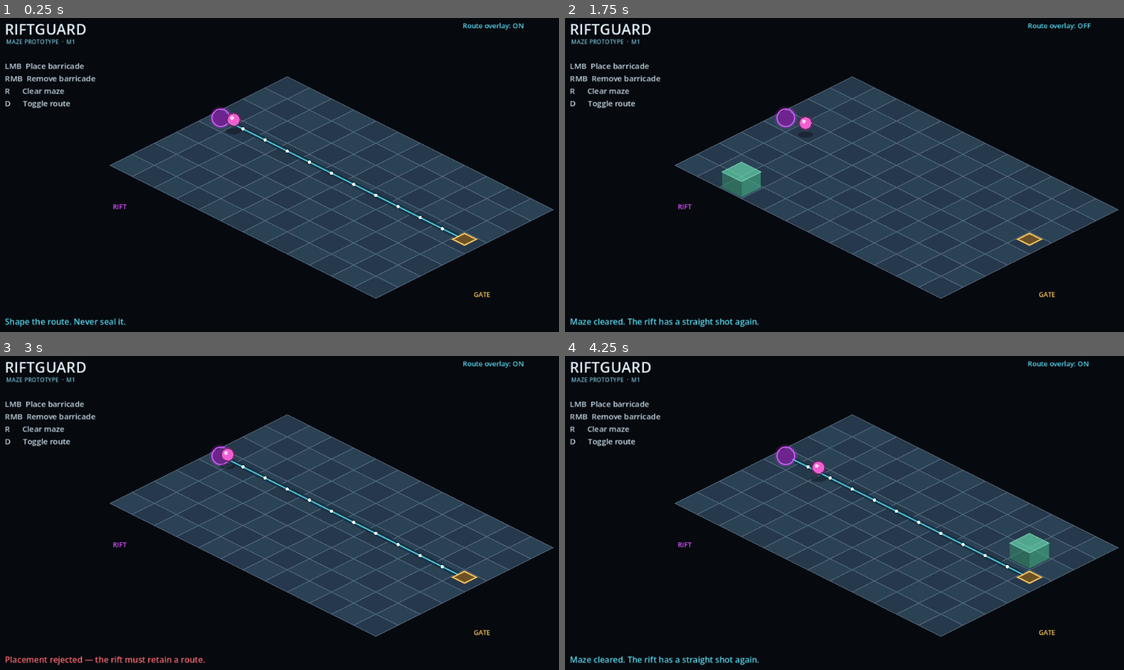
Above: before the commit, frames 1-4 (two rows, left to right).
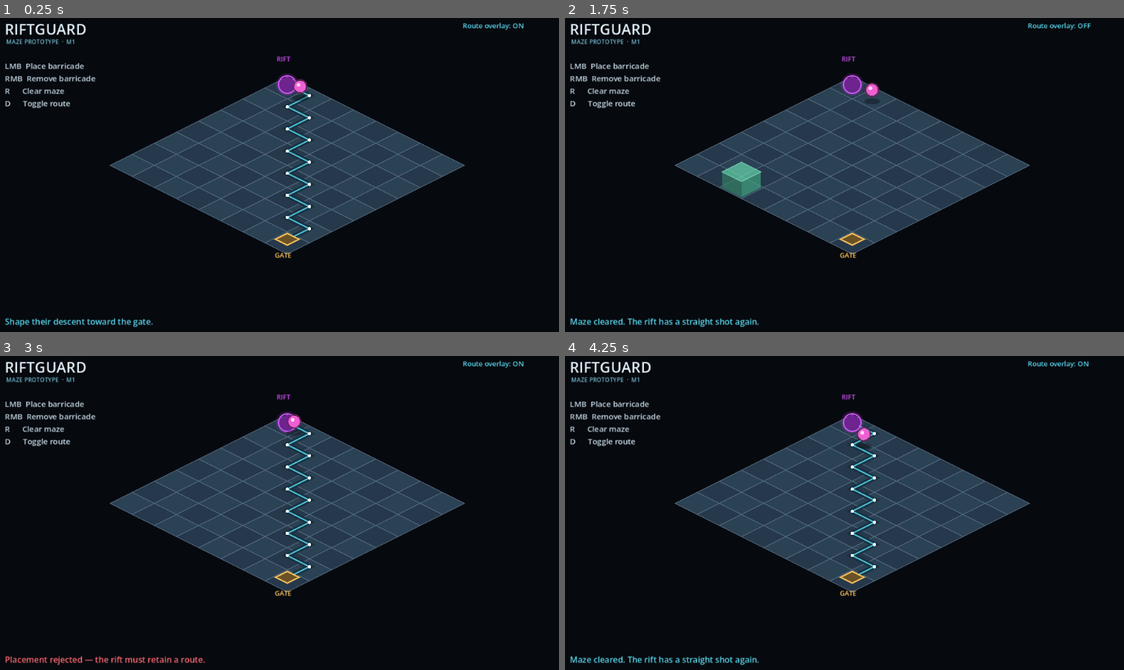
Above: after the commit, the same moments.

Repository: Jotep-boop/Riftguard
Game: Godot game, scene res://main/main.tscn
Two runs of this game, one before a commit and one after it. Both use one fixed random seed, a clock stepped at 60 frames per second and the inputs below.
Inputs (mouse positions are in pixels of both pictures, inside the frame that each line leads up to):
- Up to frame 1 (0.25 s): no input
- Up to frame 2 (1.75 s): tap Enter at 0.5 s; move the mouse to (984, 159) at 0.52 s; hold D 0.53-1.28 s; tap R at 0.6, 1.35 s; click (984, 159) at 0.67 s; move the mouse to (732, 190) at 1.27 s
- Up to frame 3 (3 s): move the mouse to (346, 440) at 2.02 s; hold D from 2.03 s (still down); tap R at 2.1, 2.85 s; move the mouse to (257, 578) at 2.77 s; click (257, 578) at 2.92 s
- Up to frame 4 (4.25 s): move the mouse to (1028, 563) at 3.52 s; release D at 3.53 s; tap R at 3.6 s

The runs differ from the first frame. In frame 1, 11% of the frame differs, in the area x 8-100%, y 12-99%; in frame 2, 9.9%; in frame 3, 10%; in frame 4, 10%.

Commit message:
feat: orient enemy flow toward the guarded exit

Diff:
--- a/gameplay/board/grid_pathfinder.gd
+++ b/gameplay/board/grid_pathfinder.gd
@@ -29,13 +29,32 @@
         if current == goal:
             return _reconstruct_path(came_from, start, goal)
 
+        var next_cells: Array[Vector2i] = []
         for direction in DIRECTIONS:
-            var next := current + direction
+            next_cells.append(current + direction)
+        next_cells.sort_custom(func(a: Vector2i, b: Vector2i) -> bool:
+            var a_deviation := _line_deviation(a, start, goal)
+            var b_deviation := _line_deviation(b, start, goal)
+            if a_deviation != b_deviation:
+                return a_deviation < b_deviation
+            var a_remaining := absi(goal.x - a.x) + absi(goal.y - a.y)
+            var b_remaining := absi(goal.x - b.x) + absi(goal.y - b.y)
+            if a_remaining != b_remaining:
+                return a_remaining < b_remaining
+            return DIRECTIONS.find(a - current) < DIRECTIONS.find(b - current)
+        )
+
+        for next in next_cells:
             if _is_inside(next, board_size) and not blocked.has(next) and not came_from.has(next):
                 came_from[next] = current
                 frontier.append(next)
 
     return []
+
+static func _line_deviation(cell: Vector2i, start: Vector2i, goal: Vector2i) -> int:
+    var route_delta := goal - start
+    var cell_delta := cell - start
+    return absi(cell_delta.x * route_delta.y - cell_delta.y * route_delta.x)
 
 static func _is_inside(cell: Vector2i, board_size: Vector2i) -> bool:
     return cell.x >= 0 and cell.y >= 0 and cell.x < board_size.x and cell.y < board_size.y
--- a/main/main.gd
+++ b/main/main.gd
@@ -2,9 +2,9 @@
 
 const BoardModelScript = preload("res://gameplay/board/board_model.gd")
 
-const BOARD_SIZE := Vector2i(12, 8)
-const START_CELL := Vector2i(0, 3)
-const GOAL_CELL := Vector2i(11, 3)
+const BOARD_SIZE := Vector2i(8, 8)
+const START_CELL := Vector2i(0, 0)
+const GOAL_CELL := Vector2i(7, 7)
 const TILE_WIDTH := 96.0
 const TILE_HEIGHT := 48.0
 const TILE_HALF := Vector2(TILE_WIDTH * 0.5, TILE_HEIGHT * 0.5)
@@ -226,11 +226,11 @@
 
     _make_label("MAZE PROTOTYPE  ·  M1", Vector2(31, 63), 13, Color("#77bed4"))
     _make_label("LMB  Place barricade\nRMB  Remove barricade\nR      Clear maze\nD      Toggle route", Vector2(28, 112), 17, Color("#c5d9e5"))
-    _make_label("RIFT", Vector2(262, 420), 14, COLOR_RIFT)
-    _make_label("GATE", Vector2(1044, 610), 14, COLOR_GATE)
+    _make_label("RIFT", Vector2(617, 100), 14, COLOR_RIFT)
+    _make_label("GATE", Vector2(613, 525), 14, COLOR_GATE)
 
     route_label = _make_label("Route overlay: ON", Vector2(1020, 26), 15, COLOR_ROUTE)
-    status_label = _make_label("Shape the route. Never seal it.", Vector2(28, 665), 18, COLOR_ROUTE)
+    status_label = _make_label("Shape their descent toward the gate.", Vector2(28, 665), 18, COLOR_ROUTE)
 
 func _make_label(text: String, position: Vector2, font_size: int, color: Color) -> Label:
     var label := Label.new()
--- a/tests/run_tests.gd
+++ b/tests/run_tests.gd
@@ -8,6 +8,7 @@
 func _init() -> void:
     _test_finds_a_direct_route()
     _test_routes_around_a_blocked_cell()
+    _test_balances_an_unblocked_diagonal_route()
     _test_board_accepts_a_legal_blocker()
     _test_board_rejects_a_route_sealing_blocker()
     _test_board_removes_a_blocker()
@@ -15,7 +16,7 @@
     _test_board_previews_a_legal_placement()
     _test_board_previews_a_route_sealing_placement()
     if failures == 0:
-        print("PASS: 8 tests")
+        print("PASS: 9 tests")
         quit(0)
     else:
         push_error("FAIL: %d assertion(s)" % failures)
@@ -43,6 +44,18 @@
     _expect(not route.is_empty(), "an alternate route exists")
     _expect(not route.has(Vector2i(1, 0)), "route avoids blocked cells")
     _expect(route.size() == 5, "route takes the shortest detour")
+
+func _test_balances_an_unblocked_diagonal_route() -> void:
+    var route: Array[Vector2i] = GridPathfinder.find_path(
+        Vector2i(4, 4),
+        Vector2i(0, 0),
+        Vector2i(3, 3),
+        {}
+    )
+    var maximum_lateral_deviation := 0
+    for cell in route:
+        maximum_lateral_deviation = maxi(maximum_lateral_deviation, absi(cell.x - cell.y))
+    _expect(maximum_lateral_deviation <= 1, "diagonal routes alternate axes to read as forward movement")
 
 func _test_board_accepts_a_legal_blocker() -> void:
     var board = BoardModel.new(Vector2i(3, 2), Vector2i(0, 0), Vector2i(2, 0))
--- a/tests/smoke_test.gd
+++ b/tests/smoke_test.gd
@@ -17,5 +17,16 @@
         quit(1)
         return
 
+    var start_world: Vector2 = instance.call("_cell_to_world", instance.board_model.start)
+    var goal_world: Vector2 = instance.call("_cell_to_world", instance.board_model.goal)
+    if goal_world.y <= start_world.y:
+        push_error("The guarded exit must be closer to the camera than the rift")
+        quit(1)
+        return
+    if absf(goal_world.x - start_world.x) > 1.0:
+        push_error("The main enemy flow must read as downward on screen")
+        quit(1)
+        return
+
     print("PASS: main scene smoke test")
     quit(0)
Not shown, changed: ART.md
Not shown, changed: DESIGN.md
Not shown, changed: ROADMAP.md
